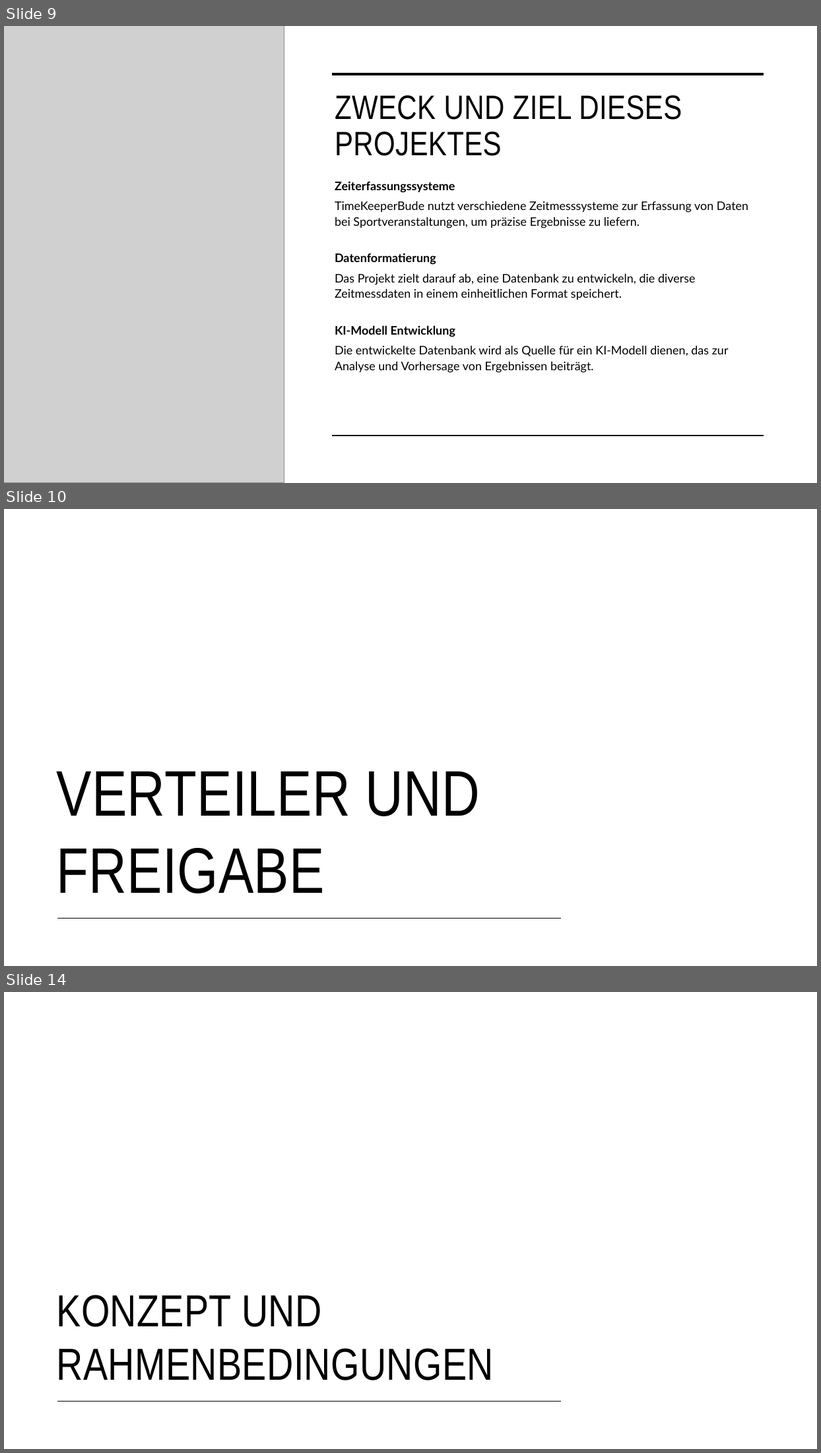
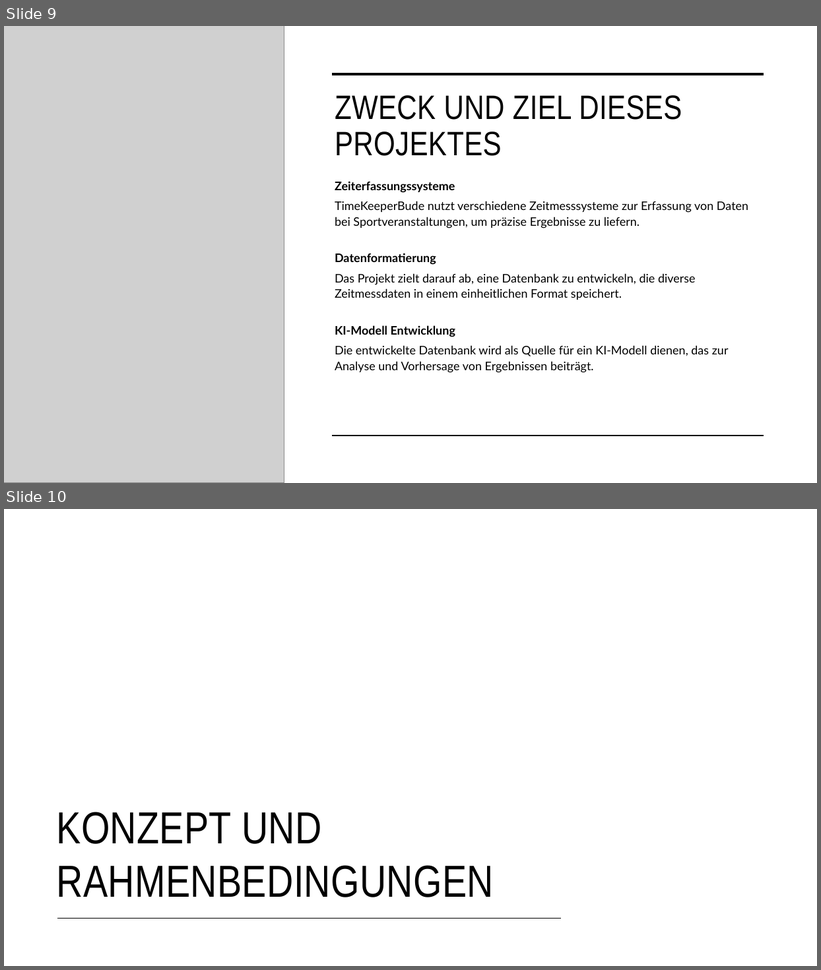
Before and after one commit to mthitservice/202512, a slide deck: Einzelaufgabe/TimeKeeper.pptx. Shown one above the other, each under a label of ours: slides 9, 10 and 14 before the commit, slides 9 and 10 after it; the slides between them are not shown. The pictures are 821x1453 and 821x970 pixels, drawn with LibreOffice and Linux fonts; fonts in the diff are those of the drawing; grey boxes stand for pictures. Boxes give left, top, right and bottom in pixels: in the first picture for what was removed or moved away, otherwise in the second. Text is boxed around its words. In the diff, an @@ line names an element or a change of style, - is before the commit and + after.

```diff
--- a/Einzelaufgabe/TimeKeeper.pptx
+++ b/Einzelaufgabe/TimeKeeper.pptx
@@ slide 10 removed at box(4, 509, 817, 966), background #FFFFFF @@
@@ title removed at box(56, 772, 481, 894) @@
-VERTEILER UND FREIGABE
@@ line removed from (57, 919) to (562, 919) @@
@@ what was slide 14 is now slide 10 @@
```
Also in this commit, not shown: 3 slides changed, 5 other slides removed.
